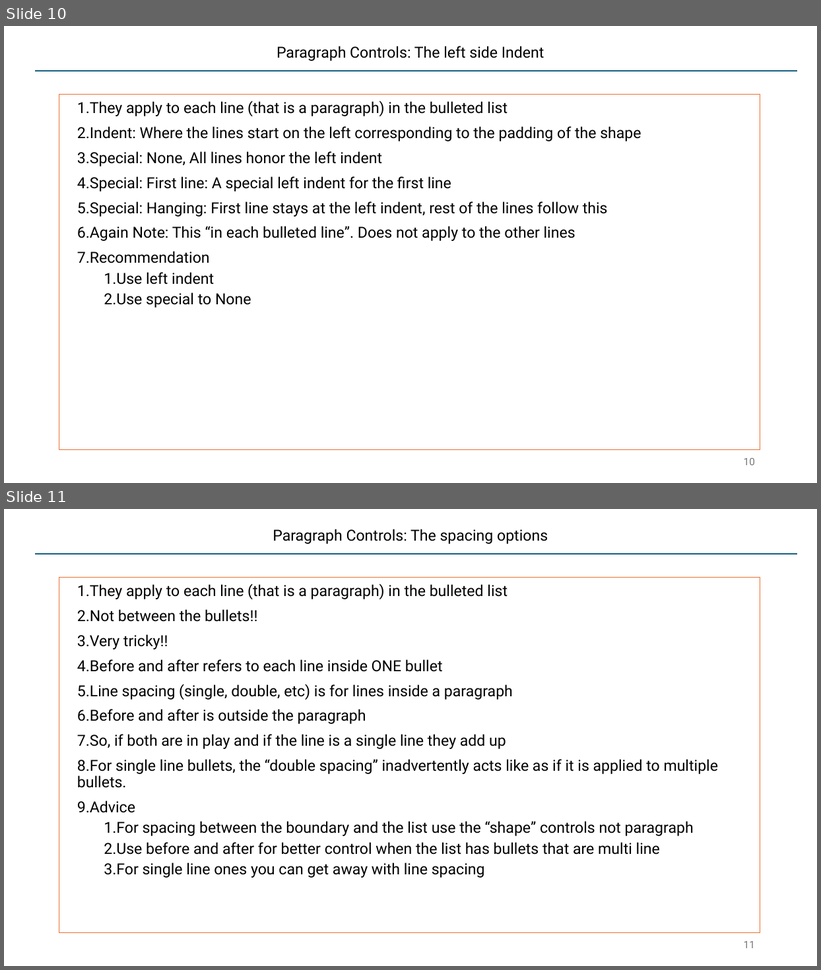
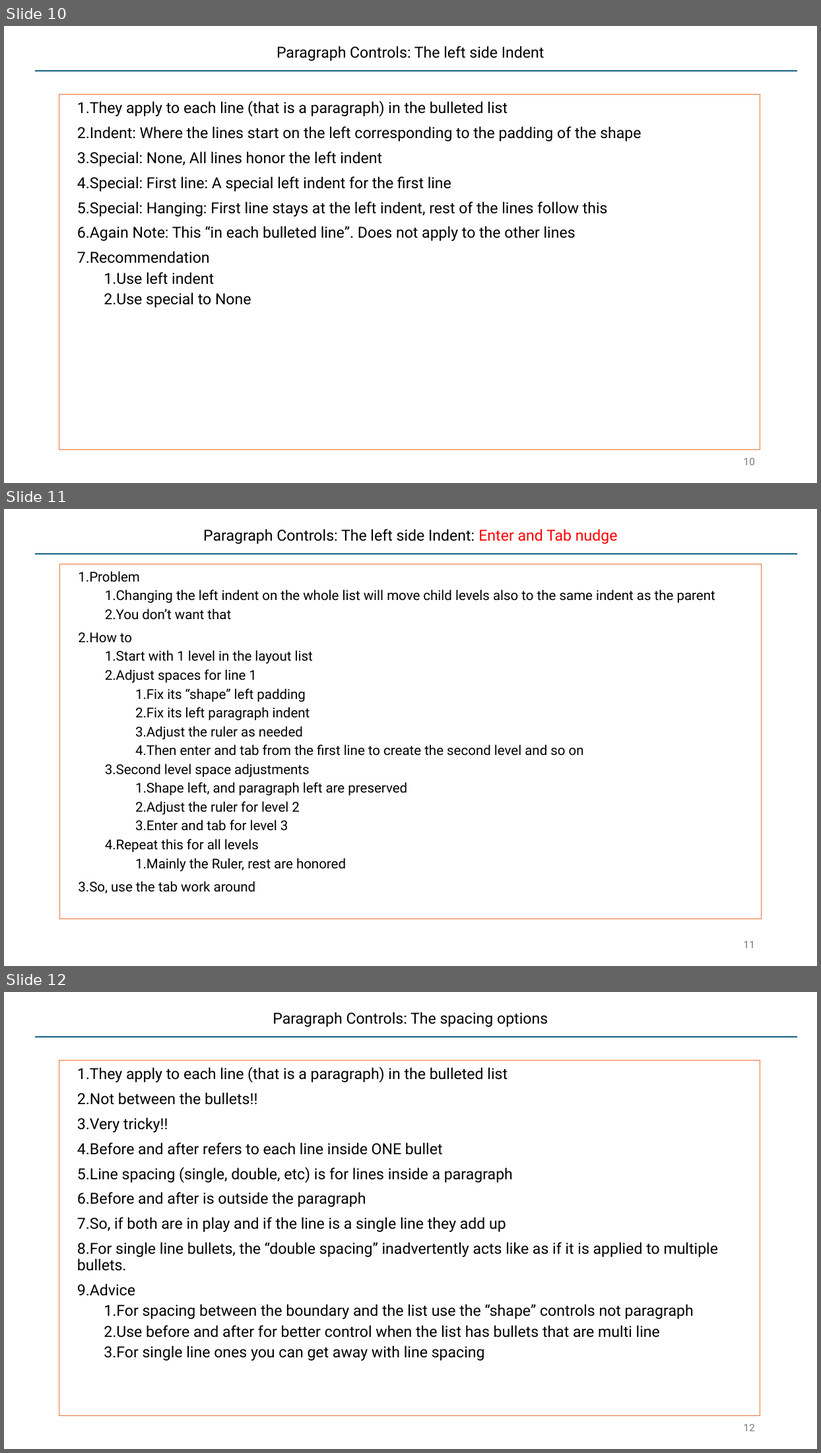
Before and after one commit to SatyaKomatineni/articles-repo, a slide deck: architecture/styling-lists-in-powerpoint.pptx. Shown one above the other, each under a label of ours: slides 10 and 11 before the commit, slides 10, 11 and 12 after it. The pictures are 821x970 and 821x1453 pixels, drawn with LibreOffice and Linux fonts; fonts in the diff are those of the drawing. Boxes give left, top, right and bottom in pixels: in the first picture for what was removed or moved away, otherwise in the second. Text is boxed around its words. In the diff, an @@ line names an element or a change of style, - is before the commit and + after.

Commit message:
more fixes for list controls

```diff
--- a/architecture/styling-lists-in-powerpoint.pptx
+++ b/architecture/styling-lists-in-powerpoint.pptx
@@ slide 11 added at (x1=4, y1=509, x2=817, y2=966), background #FFFFFF; not listed: 1 template element that a slide beside it also shows @@
@@ title added at (x1=203, y1=529, x2=618, y2=544), 18 pt, text #000000 @@
+Paragraph Controls: The left side Indent: Enter and Tab nudge
@@ text added at (x1=60, y1=564, x2=762, y2=920), outline #E97132 0.75 pt, 16 pt, text #000000 @@
+1. Problem
+  1. Changing the left indent on the whole list will move child levels also to the same indent as the parent
+  2. You don’t want that
+2. How to
+  1. Start with 1 level in the layout list
+  2. Adjust spaces for line 1
+    1. Fix its “shape” left padding
+    2. Fix its left paragraph indent
+    3. Adjust the ruler as needed
+    4. Then enter and tab from the first line to create the second level and so on
+  3. Second level space adjustments
+    1. Shape left, and paragraph left are preserved
+    2. Adjust the ruler for level 2
+    3. Enter and tab for level 3
+  4. Repeat this for all levels
+    1. Mainly the Ruler, rest are honored
+3. So, use the tab work around
@@ page number added at (x1=744, y1=941, x2=755, y2=949), 12 pt, text #797979 @@
+11
@@ what was slide 11 is now slide 12 @@
@@ page number at (x1=744, y1=1424, x2=755, y2=1432): text changed @@
-11
+12
```
Also in this commit, not shown: 1 slide changed, 1 other slide added.
